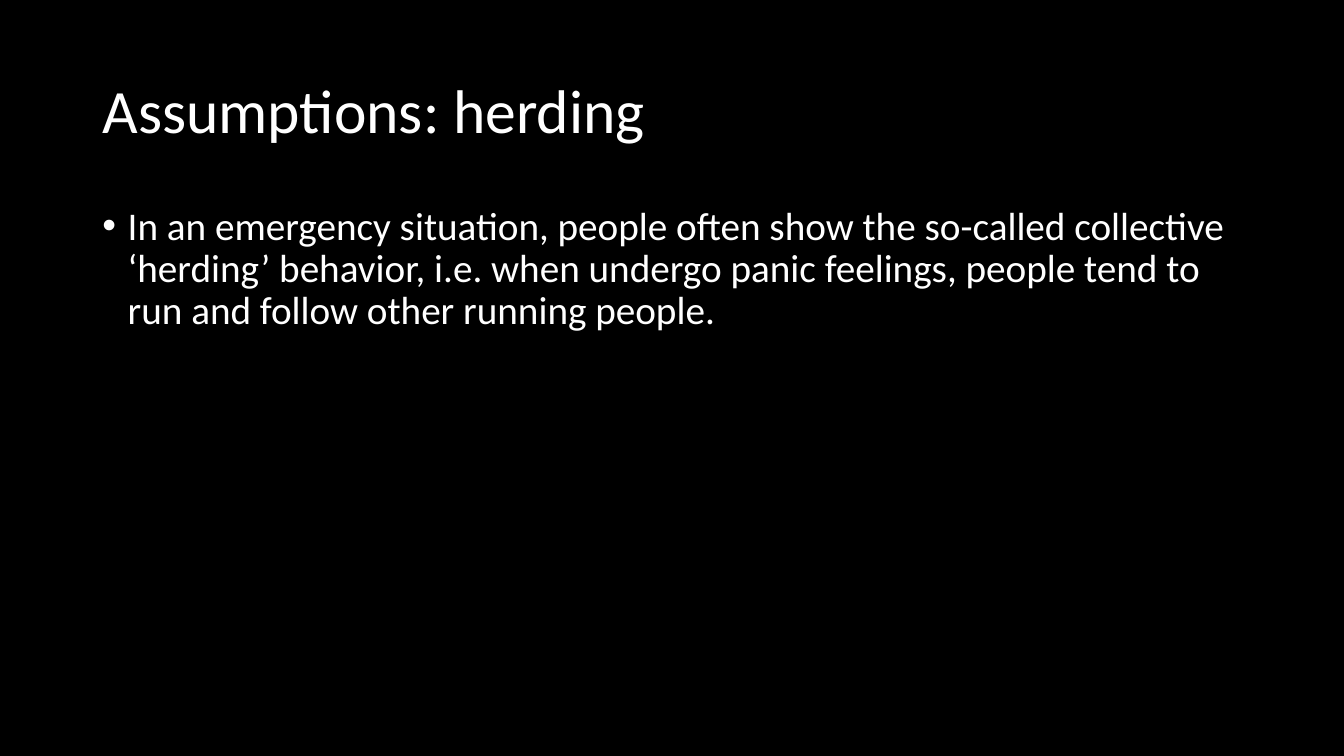
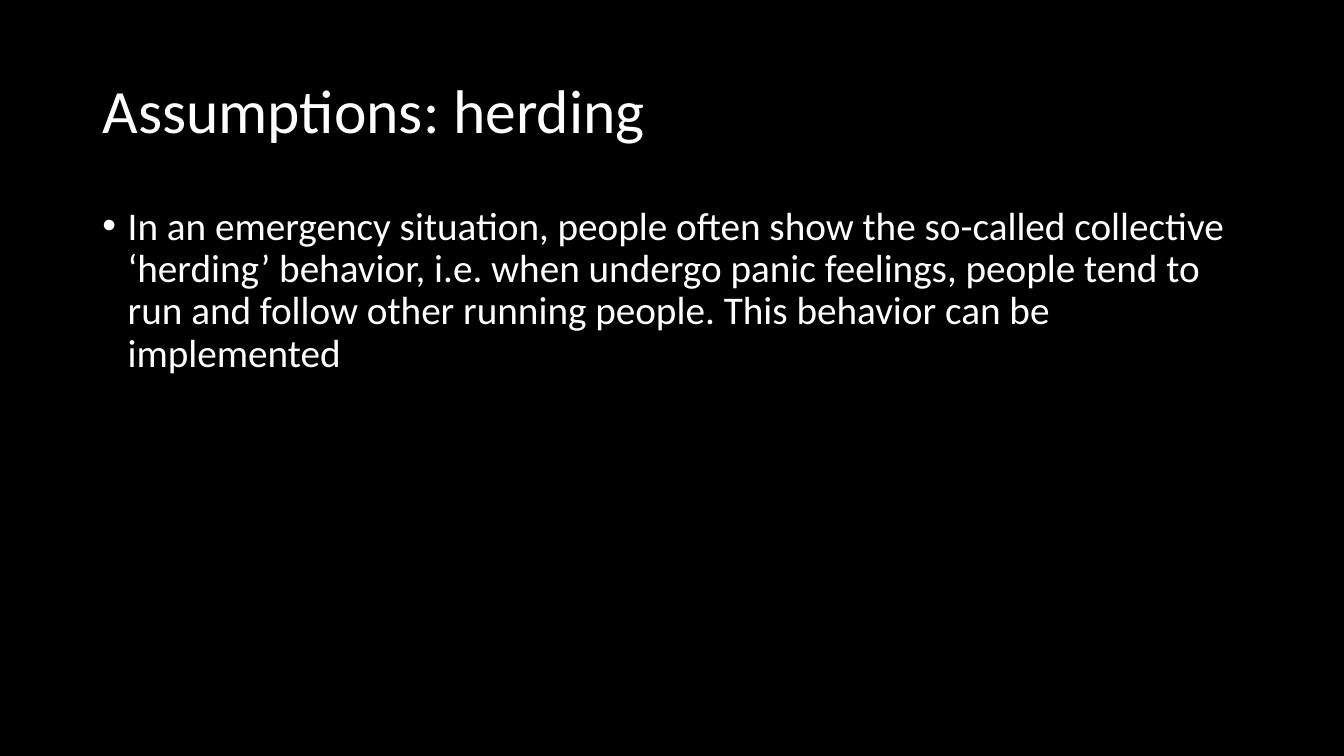
Before and after one commit to cwz3658/CS302, a slide deck: slide 8 of Final Project/Final_Project_WenZhe_YanZhang.pptx (slide 7 before the commit). Drawn at 1344x756 pixels with LibreOffice and Linux fonts; fonts in the diff are those of the drawing. Boxes give left, top, right and bottom in pixels: in the first picture for what was removed or moved away, otherwise in the second. Text is boxed around its words. In the diff, an @@ line names an element or a change of style, - is before the commit and + after.

```diff
--- a/Final Project/Final_Project_WenZhe_YanZhang.pptx
+++ b/Final Project/Final_Project_WenZhe_YanZhang.pptx
@@ text at (128,212,1223,374): text changed @@
-• In an emergency situation, people often show the so-called collective ‘herding’ behavior, i.e. when undergo panic feelings, people tend to run and follow other running people.
+• In an emergency situation, people often show the so-called collective ‘herding’ behavior, i.e. when undergo panic feelings, people tend to run and follow other running people. This behavior can be implemented
```
Also in this commit, not shown: 4 other slides changed, 2 slides added, 1 slide removed.
